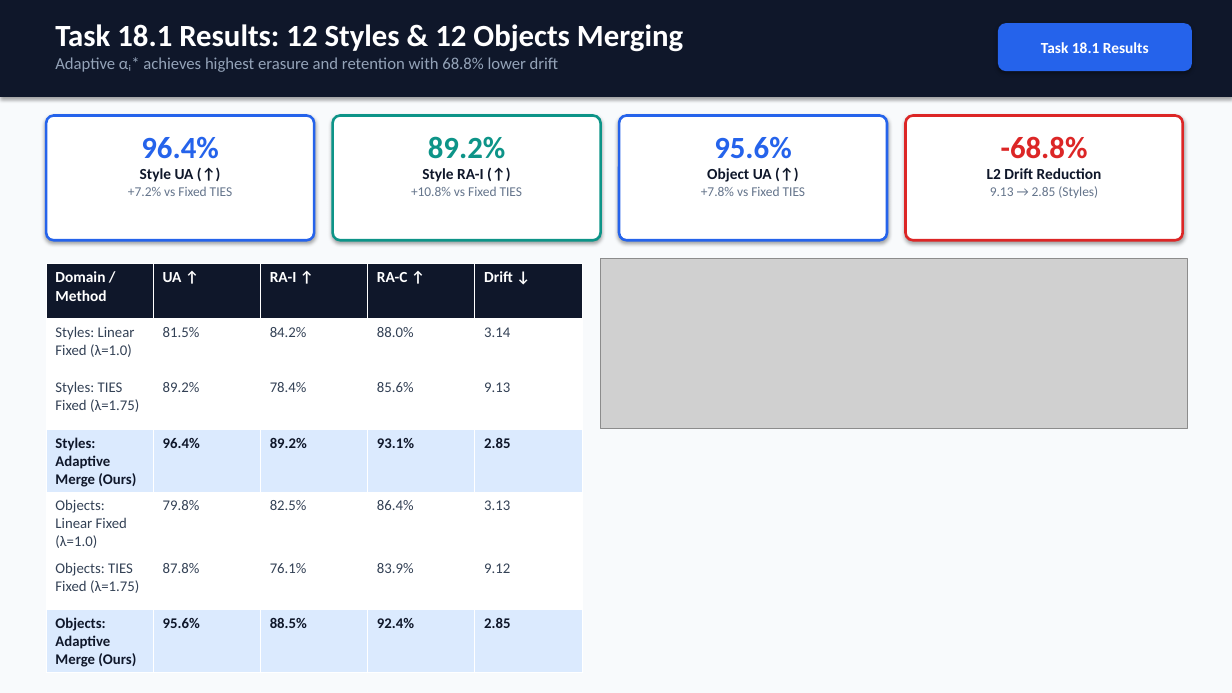
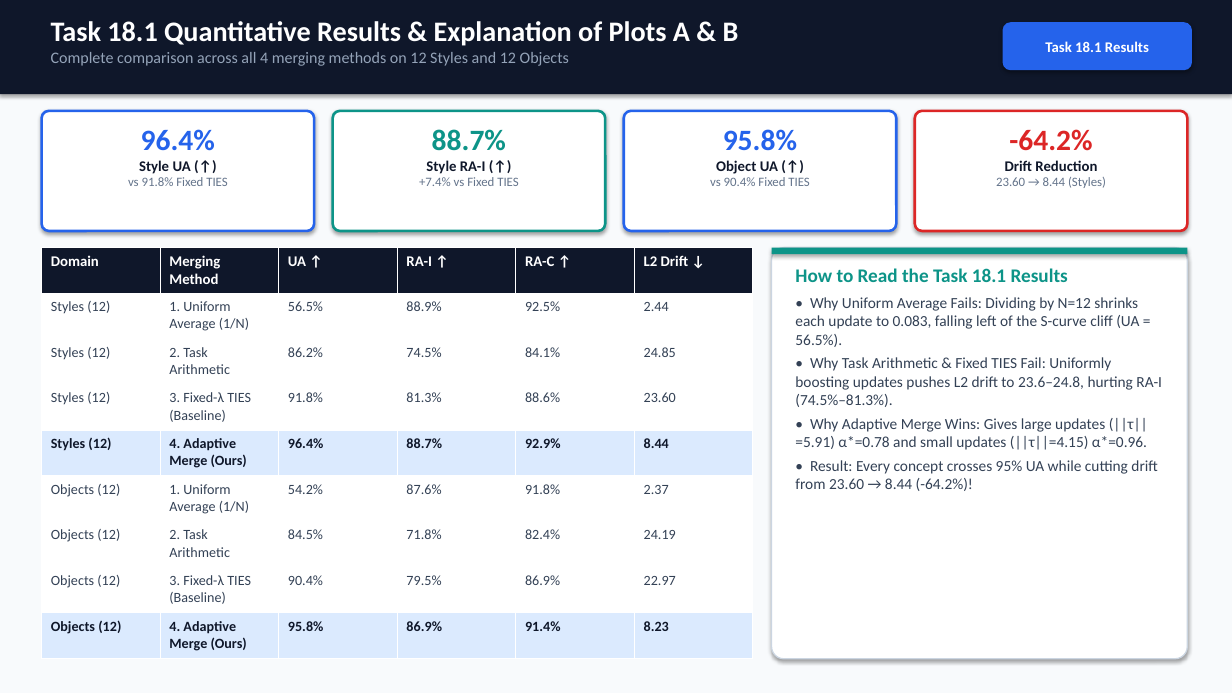
Before and after one commit to sarweshwarpandey/ADL_Course_Project, a slide deck: slide 9 of CUIG_Continual_Unlearning_Presentation.pptx (slide 4 before the commit). Drawn at 1232x693 pixels with LibreOffice and Linux fonts; fonts in the diff are those of the drawing; grey boxes stand for pictures. Boxes give left, top, right and bottom in pixels: in the first picture for what was removed or moved away, otherwise in the second. Text is boxed around its words. In the diff, an @@ line names an element or a change of style, - is before the commit and + after.

Commit message:
Redesign 15-slide presentation with full-slide plots, dataset details, and printed matrices/vectors

```diff
--- a/CUIG_Continual_Unlearning_Presentation.pptx
+++ b/CUIG_Continual_Unlearning_Presentation.pptx
@@ text at [51, 21, 739, 66]: text changed; size 13 to 12.5 pt @@
-Task 18.1 Results: 12 Styles & 12 Objects Merging
-Adaptive αᵢ* achieves highest erasure and retention with 68.8% lower drift
+Task 18.1 Quantitative Results & Explanation of Plots A & B
+Complete comparison across all 4 merging methods on 12 Styles and 12 Objects
@@ rounded rectangle "Task 18.1 Results": place and size @@
-rounded rectangle "Task 18.1 Results" at [998, 23, 1192, 71]
+rounded rectangle "Task 18.1 Results" at [1003, 22, 1192, 70]
@@ rounded rectangle "Task 18.1 Results" at [1003, 22, 1192, 70]: size 12 to 11.5 pt @@
@@ rounded rectangle: place and size @@
-rounded rectangle at [46, 116, 314, 240]
+rounded rectangle at [42, 111, 314, 231]
@@ text "96.4%": place and size @@
-text "96.4%" at [128, 136, 232, 196]
+text "96.4%" at [128, 129, 227, 186]
@@ rounded rectangle: place and size @@
-rounded rectangle at [333, 116, 601, 240]
+rounded rectangle at [333, 111, 605, 231]
@@ text "88.7%": place and size @@
-text "88.7%" at [411, 136, 522, 196]
+text "88.7%" at [419, 129, 518, 186]
@@ rounded rectangle: place and size @@
-rounded rectangle at [619, 116, 887, 240]
+rounded rectangle at [624, 111, 897, 231]
@@ text "95.8%": place and size @@
-text "95.8%" at [701, 136, 805, 196]
+text "95.8%" at [710, 129, 809, 186]
@@ rounded rectangle: place and size @@
-rounded rectangle at [906, 116, 1183, 240]
+rounded rectangle at [915, 111, 1188, 231]
@@ text at [139, 129, 215, 174]: size 24 to 23 pt in "96.4%"; size 12 to 11.5 pt in "Style UA (↑)" @@
@@ text at [432, 129, 506, 151]: text changed; size 24 to 23 pt @@
-89.2%
+88.7%
@@ text at [723, 129, 797, 151]: text changed; size 24 to 23 pt @@
-95.6%
+95.8%
@@ text at [996, 129, 1106, 188]: text changed; size 10.5 to 10 pt @@
--68.8%
-L2 Drift Reduction
-9.13 → 2.85 (Styles)
+-64.2%
+Drift Reduction
+23.60 → 8.44 (Styles)
@@ text at [128, 177, 227, 186]: text changed; size 10.5 to 10 pt @@
-+7.2% vs Fixed TIES
+vs 91.8% Fixed TIES
@@ text at [419, 177, 518, 186]: text changed; size 10.5 to 10 pt @@
-+10.8% vs Fixed TIES
++7.4% vs Fixed TIES
@@ text at [426, 160, 486, 174]: size 12 to 11.5 pt in "Style RA-I (↑)" @@
@@ text at [710, 177, 809, 186]: text changed; size 10.5 to 10 pt @@
-+7.8% vs Fixed TIES
+vs 90.4% Fixed TIES
@@ text at [716, 160, 778, 174]: size 12 to 11.5 pt in "Object UA (↑)" @@
@@ table at [42, 248, 751, 659] @@
-Domain / Method | UA ↑ | RA-I ↑ | RA-C ↑ | Drift ↓
-Styles: Linear Fixed (λ=1.0) | 81.5% | 84.2% | 88.0% | 3.14
-Styles: TIES Fixed (λ=1.75) | 89.2% | 78.4% | 85.6% | 9.13
-Styles: Adaptive Merge (Ours) | 96.4% | 89.2% | 93.1% | 2.85
-Objects: Linear Fixed (λ=1.0) | 79.8% | 82.5% | 86.4% | 3.13
-Objects: TIES Fixed (λ=1.75) | 87.8% | 76.1% | 83.9% | 9.12
-Objects: Adaptive Merge (Ours) | 95.6% | 88.5% | 92.4% | 2.85
+Domain | Merging Method | UA ↑ | RA-I ↑ | RA-C ↑ | L2 Drift ↓
+Styles (12) | 1. Uniform Average (1/N) | 56.5% | 88.9% | 92.5% | 2.44
+Styles (12) | 2. Task Arithmetic | 86.2% | 74.5% | 84.1% | 24.85
+Styles (12) | 3. Fixed-λ TIES (Baseline) | 91.8% | 81.3% | 88.6% | 23.60
+Styles (12) | 4. Adaptive Merge (Ours) | 96.4% | 88.7% | 92.9% | 8.44
+Objects (12) | 1. Uniform Average (1/N) | 54.2% | 87.6% | 91.8% | 2.37
+Objects (12) | 2. Task Arithmetic | 84.5% | 71.8% | 82.4% | 24.19
+Objects (12) | 3. Fixed-λ TIES (Baseline) | 90.4% | 79.5% | 86.9% | 22.97
+Objects (12) | 4. Adaptive Merge (Ours) | 95.8% | 86.9% | 91.4% | 8.23
@@ table: place and size @@
-table at [46, 263, 582, 671]
+table at [42, 248, 751, 659]
@@ picture removed at [601, 259, 1188, 429] @@
@@ rounded rectangle added at [772, 248, 1188, 659], fill #FFFFFF, outline #CBD5E1 1 pt @@
@@ rectangle added at [772, 248, 1188, 254], fill #0D9488 @@
@@ text added at [795, 357, 1162, 491], 12 pt, text #334155 @@
+How to Read the Task 18.1 Results
+• Why Uniform Average Fails: Dividing by N=12 shrinks each update to 0.083, falling left of the S-curve cliff (UA = 56.5%).
+• Why Task Arithmetic & Fixed TIES Fail: Uniformly boosting updates pushes L2 drift to 23.6–24.8, hurting RA-I (74.5%–81.3%).
+• Why Adaptive Merge Wins: Gives large updates (||τ||=5.91) α*=0.78 and small updates (||τ||=4.15) α*=0.96.
+• Result: Every concept crosses 95% UA while cutting drift from 23.60 → 8.44 (-64.2%)!
```
Also in this commit, not shown: 14 slides added, 6 slides removed, 4 other files.
